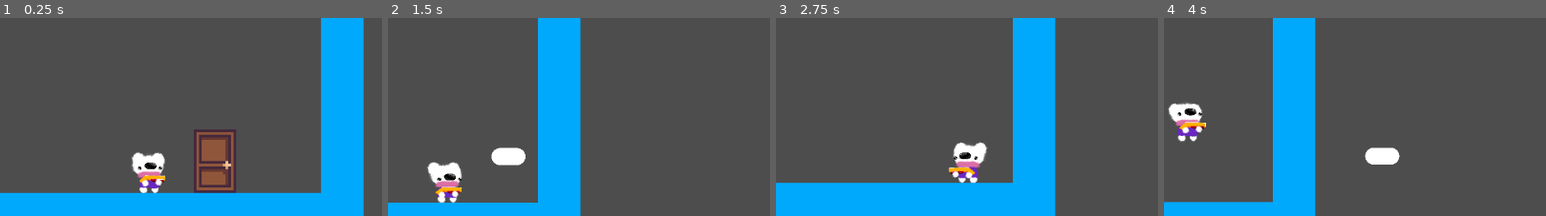
Above: before the commit, frames 1-4 (left to right).
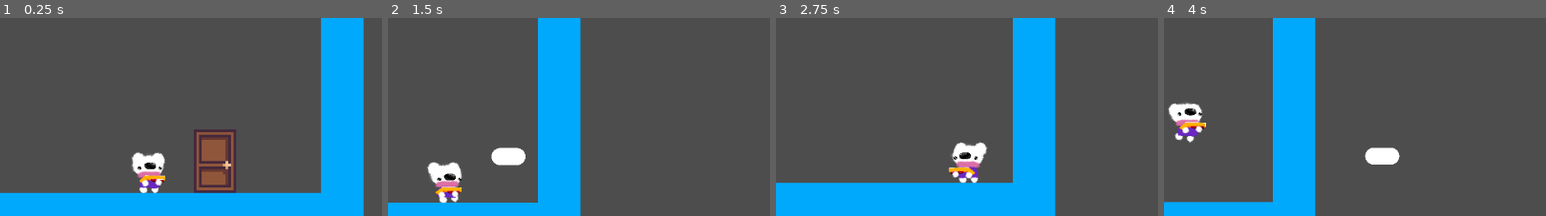
Above: after the commit, the same moments.

Repository: cpinta/20-seconds
Game: Godot game, scene res://root.tscn
Same seed, same stepped clock (60 frames per second), same inputs: the game is played once before the commit and once after it.
Inputs:
- Up to frame 1 (0.25 s): no input
- Up to frame 2 (1.5 s): hold D (right) from 0.53 s (still down); tap K (shoot) at 0.6, 1.35 s; tap J (jump) at 0.77 s
- Up to frame 3 (2.75 s): tap J (jump) at 1.52 s; release D (right) at 2.03 s; hold A (left) from 2.03 s (still down); tap K (shoot) at 2.1 s
- Up to frame 4 (4 s): release A (left) at 2.78 s; hold D (right) from 2.78 s (still down); tap K (shoot) at 2.85, 3.6 s; tap J (jump) at 3.02, 3.77 s
The pictures show only the part of the screen within x 33-83%, y 16-66%; the shares and areas given below are measured in that part.

The runs differ from the first frame. In frame 1, less than 0.1% of the frame differs, in the area x 36-43%, y 73-77%; in frame 2, less than 0.1%; in frame 3, 0.1%; in frame 4, 0.1%, in the area x 2-9%, y 58-63%.

Commit message:
added legs to the bear. they now animated appropriately

Diff:
--- a/20-seconds/scenes/player.tscn
+++ b/20-seconds/scenes/player.tscn
@@ -1,13 +1,15 @@
-[gd_scene load_steps=11 format=3 uid="uid://wwfhpeosv5a8"]
+[gd_scene load_steps=13 format=3 uid="uid://wwfhpeosv5a8"]
 
 [ext_resource type="Script" uid="uid://cuehpdbgph7ck" path="res://scripts/player.gd" id="1_gsrtp"]
 [ext_resource type="Texture2D" uid="uid://ba78108ij5rgx" path="res://sprites/bear body.png" id="2_qlg0r"]
 [ext_resource type="Texture2D" uid="uid://br6ocpjyl2xf5" path="res://sprites/bear eyes nose.png" id="3_tuyoq"]
+[ext_resource type="Texture2D" uid="uid://c14sjyamjq1wf" path="res://sprites/bear head.png" id="3_y4r1p"]
 [ext_resource type="Texture2D" uid="uid://cbjtkea6uv35x" path="res://sprites/bear ears.png" id="4_fjrip"]
 [ext_resource type="Texture2D" uid="uid://dsctv2u3ft8e8" path="res://sprites/bear back scarf.png" id="5_smehm"]
 [ext_resource type="Texture2D" uid="uid://cw4gkaramqcy2" path="res://sprites/bear hands.png" id="6_fjrip"]
 [ext_resource type="Texture2D" uid="uid://b1tr187lef0yg" path="res://sprites/bear gun.png" id="7_smehm"]
 [ext_resource type="Script" uid="uid://ldlo0dxfiog2" path="res://scenes/gun.gd" id="8_smehm"]
+[ext_resource type="Texture2D" uid="uid://chd65a25f8qln" path="res://sprites/bear legs.png" id="10_d2wvv"]
 
 [sub_resource type="CapsuleShape2D" id="CapsuleShape2D_qlg0r"]
 radius = 4.0
@@ -50,32 +52,54 @@
 }
 metadata/_aseprite_wizard_source_file_hash_ = "a2a7f1641ba47f95991eab92fe012a2f"
 
-[node name="face" type="Sprite2D" parent="body"]
-position = Vector2(10, 0)
+[node name="head" type="Sprite2D" parent="body"]
+z_index = -1
+texture = ExtResource("3_y4r1p")
+metadata/_aseprite_wizard_interface_config_ = {
+"animation_section": false,
+"layer_section": true,
+"output_section": true,
+"pending_changes": {},
+"slice_section": false
+}
+metadata/_aseprite_wizard_config_ = {
+"embed_tex": true,
+"layers": [],
+"o_ex_p": "",
+"o_folder": "",
+"o_name": "",
+"only_visible": true,
+"should_round_fps": true,
+"slice": "",
+"source": "res://sprites/player.aseprite"
+}
+metadata/_aseprite_wizard_source_file_hash_ = "a2a7f1641ba47f95991eab92fe012a2f"
+
+[node name="ears" type="Sprite2D" parent="body/head"]
+z_index = -1
+texture = ExtResource("4_fjrip")
+metadata/_aseprite_wizard_interface_config_ = {
+"animation_section": false,
+"layer_section": true,
+"output_section": true,
+"pending_changes": {},
+"slice_section": false
+}
+metadata/_aseprite_wizard_config_ = {
+"embed_tex": true,
+"layers": [],
+"o_ex_p": "",
+"o_folder": "",
+"o_name": "",
+"only_visible": true,
+"should_round_fps": true,
+"slice": "",
+"source": "res://sprites/player.aseprite"
+}
+metadata/_aseprite_wizard_source_file_hash_ = "a2a7f1641ba47f95991eab92fe012a2f"
+
+[node name="face" type="Sprite2D" parent="body/head"]
 texture = ExtResource("3_tuyoq")
-metadata/_aseprite_wizard_interface_config_ = {
-"animation_section": false,
-"layer_section": true,
-"output_section": true,
-"pending_changes": {},
-"slice_section": false
-}
-metadata/_aseprite_wizard_config_ = {
-"embed_tex": true,
-"layers": [],
-"o_ex_p": "",
-"o_folder": "",
-"o_name": "",
-"only_visible": true,
-"should_round_fps": true,
-"slice": "",
-"source": "res://sprites/player.aseprite"
-}
-metadata/_aseprite_wizard_source_file_hash_ = "a2a7f1641ba47f95991eab92fe012a2f"
-
-[node name="ears" type="Sprite2D" parent="body"]
-z_index = -1
-texture = ExtResource("4_fjrip")
 metadata/_aseprite_wizard_interface_config_ = {
 "animation_section": false,
 "layer_section": true,
@@ -157,6 +181,29 @@
 [node name="gunPoint" type="Node2D" parent="body/hands/gun/gun"]
 position = Vector2(248.42538, 76.018135)
 scale = Vector2(40.000004, 40.000004)
+
+[node name="legs" type="Sprite2D" parent="body"]
+z_index = -1
+texture = ExtResource("10_d2wvv")
+metadata/_aseprite_wizard_interface_config_ = {
+"animation_section": false,
+"layer_section": true,
+"output_section": true,
+"pending_changes": {},
+"slice_section": false
+}
+metadata/_aseprite_wizard_config_ = {
+"embed_tex": true,
+"layers": [],
+"o_ex_p": "",
+"o_folder": "",
+"o_name": "",
+"only_visible": true,
+"should_round_fps": true,
+"slice": "",
+"source": "res://sprites/player.aseprite"
+}
+metadata/_aseprite_wizard_source_file_hash_ = "a2a7f1641ba47f95991eab92fe012a2f"
 
 [node name="groundDetect" type="Area2D" parent="."]
 position = Vector2(0, -8)
--- a/20-seconds/scripts/player.gd
+++ b/20-seconds/scripts/player.gd
@@ -8,11 +8,13 @@
 var invulnerable: bool = false
 
 var imgBody: Sprite2D
+var imgHead: Sprite2D
 var imgFace: Sprite2D
 var imgEars: Sprite2D
 var imgScarf: Sprite2D
 var scarfParent: Node2D
 var imgHand: Sprite2D
+var imgLegs: Sprite2D
 var gun: Gun
 
 var SCARF_POS_LEFT_X: float = -112
@@ -67,6 +69,11 @@
 
 const INPUT_DEADZONE: float = 0.25
 
+var STEP_ANGLE = 10
+var STEP_SPEED: float = 3
+var curStepAngle: float = 0
+var stepDirection: int = -1
+
 var groundDetect: Area2D
 var groundRayR: RayCast2D
 var audio: AudioStreamPlayer2D
@@ -93,8 +100,10 @@
 	audio = $audio
 
 	imgBody = $body
-	imgEars = $body/ears
-	imgFace = $body/face
+	imgEars = $body/head/ears
+	imgFace = $body/head/face
+	imgHead = $body/head
+	imgLegs = $body/legs
 	imgScarf = $"body/scarf parent/scarf back"
 	scarfParent = $"body/scarf parent"
 	scarfParent.visible = false
@@ -117,18 +126,49 @@
 		scarfParent.rotation_degrees = lerp(scarfParent.rotation_degrees, SCARF_ROTAT_MIN, IMG_SPEED_LERP * delta)
 
 	if abs(inputVector.y) > INPUT_DEADZONE:
-		if inputVector.y > 0:
-			imgHand.rotation_degrees = lerp(imgHand.rotation_degrees, HANDS_ANGLE_MIN * direction, HANDS_ANGLE_LERP * delta)
+		pass
+	else:
+		imgHand.rotation_degrees = lerp(imgHand.rotation_degrees, 0.0, HANDS_ANGLE_LERP * delta)
+
+	var scarfDest: float = SCARF_ROTAT_MIN
+
+
+	if abs(inputVector.x) > INPUT_DEADZONE and isOnGround:
+		if abs(velocity.x) > IMG_SPEED_MIN:
+			if abs(curStepAngle) < abs(stepDirection * STEP_ANGLE):
+				curStepAngle += stepDirection * STEP_SPEED * abs(velocity.x) * delta
+				pass
+			else:
+				curStepAngle = stepDirection * STEP_ANGLE + (stepDirection * -1)
+				if stepDirection == 1:
+					stepDirection = -1
+				else:
+					stepDirection = 1
+			pass
+	else:
+		if isOnGround:
+			if abs(curStepAngle) > 0.1:
+				if curStepAngle > 0:
+					curStepAngle -= STEP_SPEED * delta
+					pass
+				else:
+					curStepAngle += STEP_SPEED * delta
+					pass
+				pass
+			else:
+				curStepAngle = 0
+				pass
+			pass
 		else:
-			imgHand.rotation_degrees = lerp(imgHand.rotation_degrees, HANDS_ANGLE_MAX * direction, HANDS_ANGLE_LERP * delta)
-		pass
-	else:
-			imgHand.rotation_degrees = lerp(imgHand.rotation_degrees, 0.0, HANDS_ANGLE_LERP * delta)
-
-	var scarfDest: float = SCARF_ROTAT_MIN
-
-	if abs(inputVector.x) > INPUT_DEADZONE:
-		scarfDest = SCARF_ROTAT_MAX_X
+			stepDirection = direction * sign(velocity.y)
+			if abs(curStepAngle) < abs(stepDirection * STEP_ANGLE):
+				curStepAngle += stepDirection * STEP_SPEED * abs(velocity.x) * delta
+				pass
+			else:
+				curStepAngle = stepDirection * STEP_ANGLE + (stepDirection * -1)
+
+	imgLegs.rotation_degrees = curStepAngle
+
 	if velocity.y < 0:
 		if not isOnGround:
 			scarfDest = SCARF_ROTAT_MAX_Y
@@ -156,17 +196,23 @@
 
 	if abs(inputVector.y) > INPUT_DEADZONE:
 		if inputVector.y < 0:
+			imgHand.rotation_degrees = lerp(imgHand.rotation_degrees, HANDS_ANGLE_MAX * direction, HANDS_ANGLE_LERP * delta)
 			imgFace.position.y = lerp(imgFace.position.y, (min(abs(velocity.y), IMG_SPEED_MAX)/IMG_SPEED_MAX) * FACE_OFFSET_Y_MAX, IMG_SPEED_LERP * delta)
 			imgHand.position.y = lerp(imgHand.position.y, (min(abs(velocity.y), IMG_SPEED_MAX)/IMG_SPEED_MAX) * GUN_OFFSET_Y_MAX, IMG_SPEED_LERP * delta)
 			imgEars.position.y = lerp(imgEars.position.y, (min(abs(velocity.y), IMG_SPEED_MAX)/IMG_SPEED_MAX) * EARS_OFFSET_Y_MAX, IMG_SPEED_LERP * delta)
 			pass
 		else:
+			if not isOnGround:
+				imgHand.rotation_degrees = lerp(imgHand.rotation_degrees, HANDS_ANGLE_MIN * direction, HANDS_ANGLE_LERP * delta)
+			else:
+				imgHand.rotation_degrees = lerp(imgHand.rotation_degrees, 0.0, HANDS_ANGLE_LERP * delta)
 			imgFace.position.y = lerp(imgFace.position.y, (min(abs(velocity.y), IMG_SPEED_MAX)/IMG_SPEED_MAX) * FACE_OFFSET_Y_MIN, IMG_SPEED_LERP * delta)
 			imgHand.position.y = lerp(imgHand.position.y, (min(abs(velocity.y), IMG_SPEED_MAX)/IMG_SPEED_MAX) * GUN_OFFSET_Y_MIN, IMG_SPEED_LERP * delta)
 			imgEars.position.y = lerp(imgEars.position.y, (min(abs(velocity.y), IMG_SPEED_MAX)/IMG_SPEED_MAX) * EARS_OFFSET_Y_MIN, IMG_SPEED_LERP * delta)
 			pass
 		pass
 	else:
+		imgHand.rotation_degrees = lerp(imgHand.rotation_degrees, 0.0, HANDS_ANGLE_LERP * delta)
 		if isOnGround:
 			imgFace.position.y = lerp(imgFace.position.y, 0.0, IMG_SPEED_LERP * delta)
 			imgEars.position.y = lerp(imgEars.position.y, 0.0, IMG_SPEED_LERP * delta)
Binary file changed: 20-seconds/sprites/bear body.png
Binary file added: 20-seconds/sprites/bear head.png
Not shown, added: 20-seconds/sprites/bear head.png.import
Binary file added: 20-seconds/sprites/bear legs.png
Not shown, added: 20-seconds/sprites/bear legs.png.import
Not shown, added: .bear.kra-autosave.kra
Not shown, changed: 20-seconds/sprites/bear body.png~
